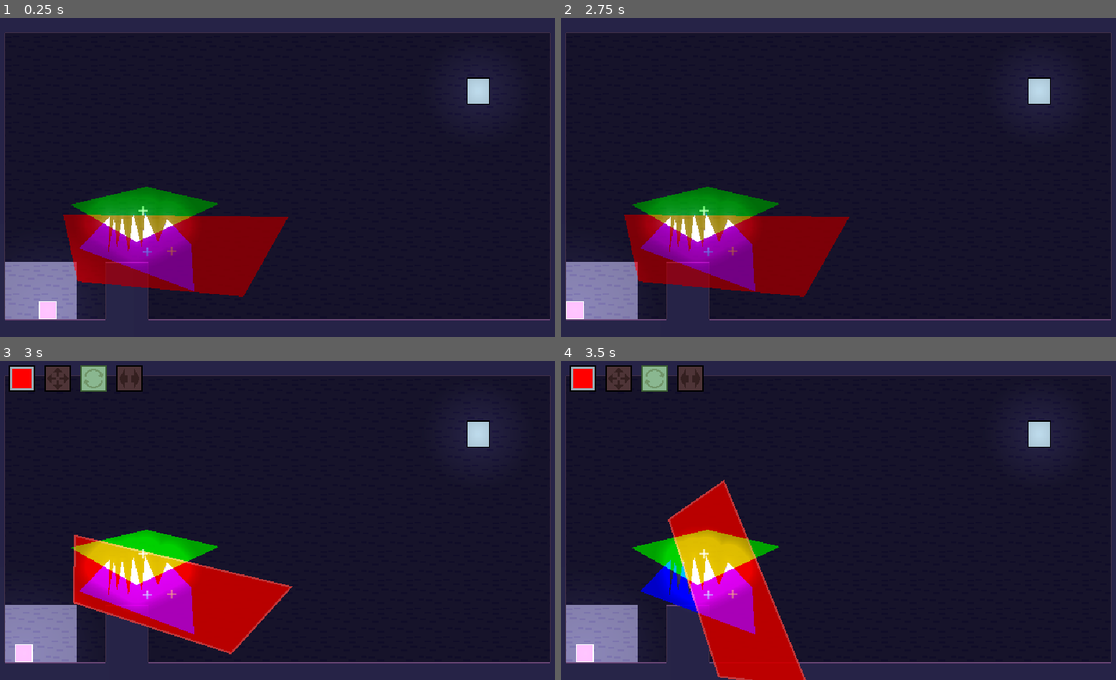
Above: before the commit, frames 1-4 (two rows, left to right).
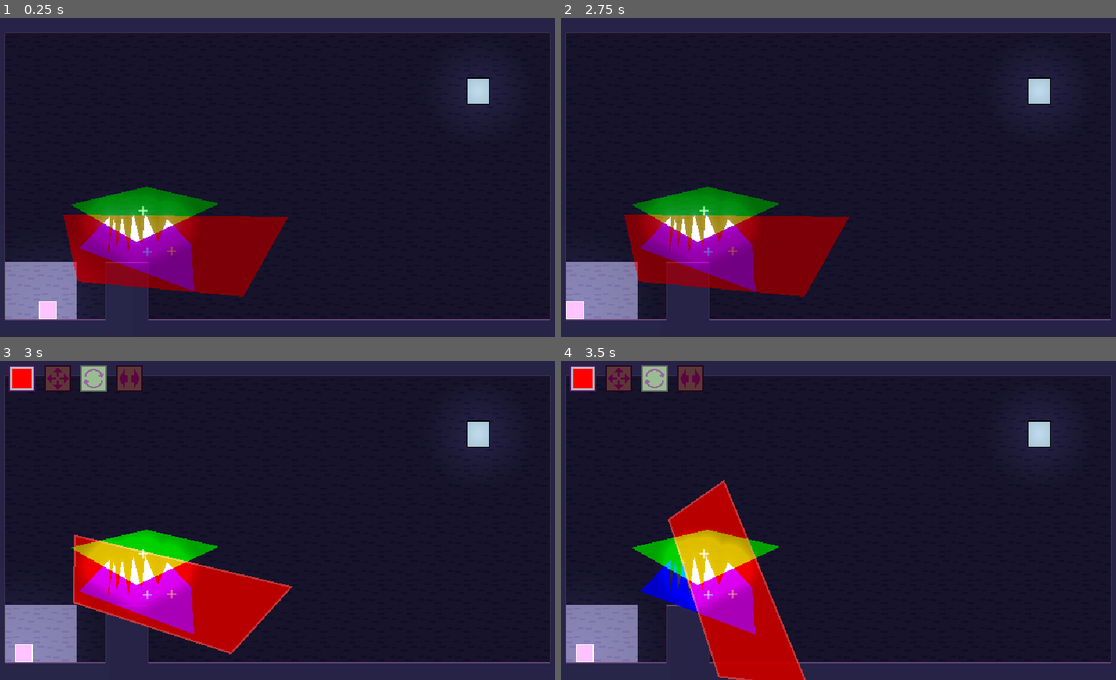
Above: after the commit, the same moments.

Repository: robotmaster/game-off-2026
Game: Godot game, scene res://scenes/rooms/test_room.tscn
Two runs of this game, one before a commit and one after it. Both use one fixed random seed, a clock stepped at 60 frames per second and the inputs below.
Inputs:
- Up to frame 1 (0.25 s): no input
- Up to frame 2 (2.75 s): tap Enter at 0.5 s; hold Shift (move_slow) 0.53-1.28 s; hold Right (right) 0.53-2.03 s; tap Up (up) at 0.77, 1.52 s; tap X (switch_edit) at 1.35 s; hold Left (left) from 2.03 s (still down); tap C (switch_property) at 2.1 s
- Up to frame 3 (3 s): release Left (left) at 2.78 s; hold Right (right) from 2.78 s (still down); tap Z (toggle_play) at 2.85 s
- Up to frame 4 (3.5 s): keep holding Right (right); tap Up (up) at 3.02 s

Frames 1-2 are identical in both runs. In frame 3, 0.7% of the frame differs, in the area x 1-26%, y 1-10%; in frame 4, 0.7%.
Error in both runs: Invalid access to property or key 'allowed' on a base object of type 'Nil'. (res://scripts/room.gd:40)

Commit message:
changed the ui a bit

Diff:
--- a/game-off-2026/scenes/rooms/intro.tscn
+++ b/game-off-2026/scenes/rooms/intro.tscn
@@ -7,6 +7,9 @@
 [node name="Tiles" parent="." index="1" unique_id=235629107]
 tile_map_data = PackedByteArray("AADs/woAAAABAAEAAAABAAsAAAABAAIAAAACAAsAAAABAAIAAAADAAsAAAABAAIAAAAEAAsAAAABAAIAAAAFAA …(6512 unchanged characters)…
 
+[node name="WhiteHighlight" parent="CanvasLayer/PolygonInfoUI" parent_id_path=PackedInt32Array(875030579) index="5" unique_id=1859770529]
+color = Color(0.54717976, 0.84696376, 0.4816848, 0.6156863)
+
 [node name="Exit" parent="." index="6" unique_id=1218272071]
 position = Vector2(64, 96)
 
Binary file changed: game-off-2026/sprites/polygon_transforms.aseprite
Binary file changed: game-off-2026/sprites/polygon_transforms.png
